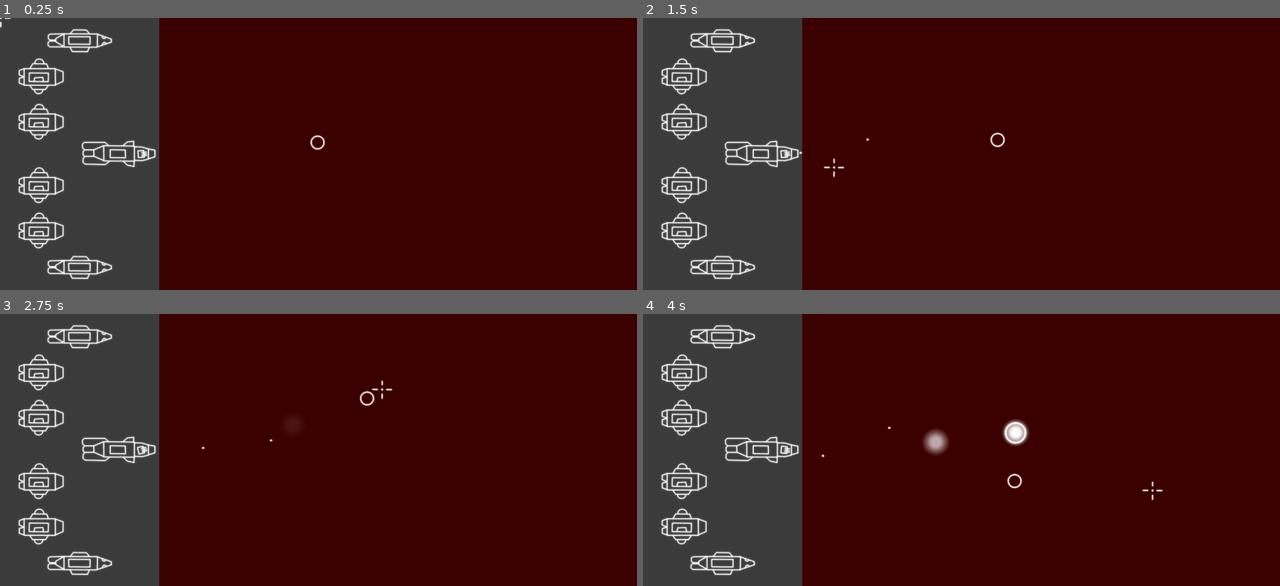
Above: before the commit, frames 1-4 (two rows, left to right).
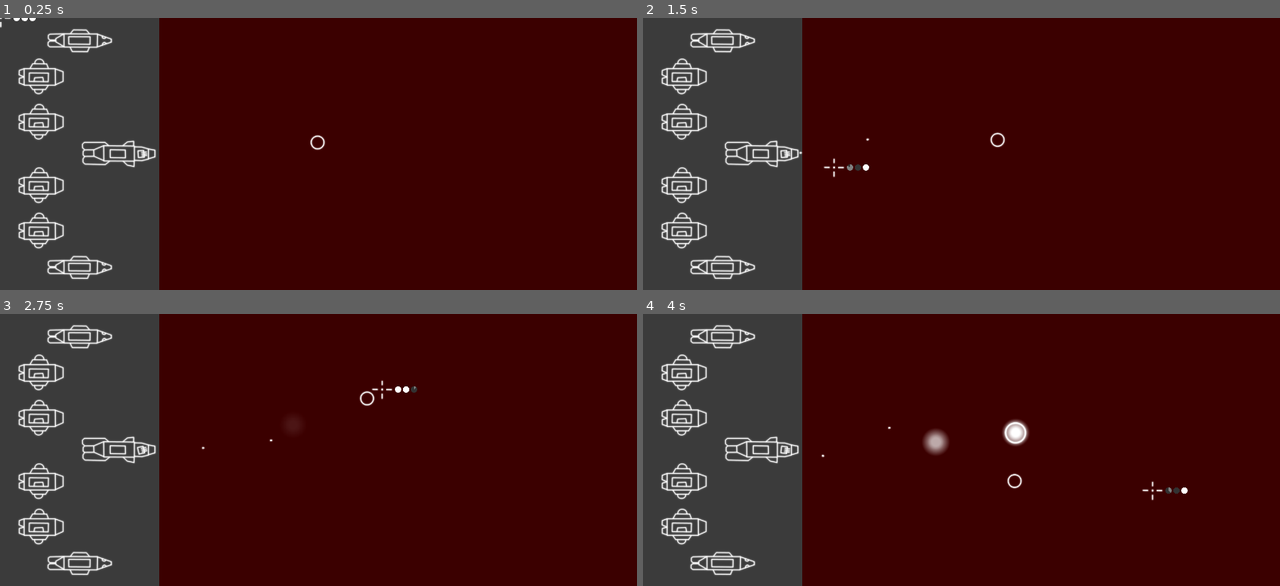
Above: after the commit, the same moments.

Repository: couaky/crossing-the-field
Game: Godot game, scene res://main/Main.tscn
Same seed, same stepped clock (60 frames per second), same inputs: the game is played once before the commit and once after it.
Inputs (mouse positions are in pixels of both pictures, inside the frame that each line leads up to):
- Up to frame 1 (0.25 s): no input
- Up to frame 2 (1.5 s): move the mouse to (1101, 140) at 0.52 s; tap Q (fire_cannons) at 0.6, 1.35 s; move the mouse to (834, 167) at 1.27 s
- Up to frame 3 (2.75 s): move the mouse to (382, 390) at 2.02 s; tap Q (fire_cannons) at 2.1 s
- Up to frame 4 (4 s): move the mouse to (929, 504) at 2.77 s; tap Q (fire_cannons) at 2.85, 3.6 s; move the mouse to (1152, 490) at 3.52 s

The runs differ from the first frame. In frame 1, less than 0.1% of the frame differs, in the area x 2-6%, y 0-2%; in frame 2, less than 0.1%; in frame 3, less than 0.1%; in frame 4, less than 0.1%, in the area x 82-86%, y 63-67%.

Commit message:
Add weapon reload indicator

Diff:
--- a/components/Asteroid.gd
+++ b/components/Asteroid.gd
@@ -1,3 +1,4 @@
+class_name Asteroid
 extends Area2D
 
 
--- a/components/CannonShell.gd
+++ b/components/CannonShell.gd
@@ -18,11 +18,11 @@
 func _detonate():
 	var root_node = get_node('/root')
 
-	var shockwave = shockwave_scene.instance()
+	var shockwave = shockwave_scene.instance() as ShockWave
 	root_node.add_child(shockwave)
 	shockwave.position = global_position
 
-	var explosion = explosion_scene.instance()
+	var explosion = explosion_scene.instance() as Explosion
 	root_node.add_child(explosion)
 	explosion.position = global_position
 	explosion.shell_explosion()
--- a/components/Explosion.gd
+++ b/components/Explosion.gd
@@ -1,3 +1,4 @@
+class_name Explosion
 extends Node2D
 
 
--- a/components/PlayerFleet.gd
+++ b/components/PlayerFleet.gd
@@ -12,6 +12,10 @@
 var cannon_spawn_points: Array # Of Position2D
 var cannon_reloading_speed: float = 1.0
 var cannon_loaded_status: Array # Of float, 1 means fully loaded
+
+var cannon_left_indicator: ReloadIndicator
+var cannon_center_indicator: ReloadIndicator
+var cannon_right_indicator: ReloadIndicator
 
 
 func _reload_cannons(delta):
@@ -39,6 +43,12 @@
 		cannon_next_to_fire = (cannon_next_to_fire + 1) % number_of_cannons
 
 
+func _update_loading_states():
+	cannon_left_indicator.set_value(cannon_loaded_status[0])
+	cannon_center_indicator.set_value(cannon_loaded_status[1])
+	cannon_right_indicator.set_value(cannon_loaded_status[2])
+
+
 func _ready():
 	turret_node = $Cruiser/SpriteTurret
 	cannon_spawn_points = [
@@ -49,6 +59,10 @@
 	cannon_loaded_status = [1, 1, 1]
 	target_node = $Target
 
+	cannon_left_indicator = $Cursor/CannonLeft
+	cannon_center_indicator = $Cursor/CannonCenter
+	cannon_right_indicator = $Cursor/CannonRight
+
 
 func _process(delta):
 	turret_node.look_at(target_node.position)
@@ -57,3 +71,5 @@
 
 	if Input.is_action_just_pressed("fire_cannons"):
 		_fire_cannon(target_node.position)
+
+	_update_loading_states()
--- a/components/PlayerFleet.tscn
+++ b/components/PlayerFleet.tscn
@@ -11,6 +11,7 @@
 [ext_resource path="res://assets/Target.png" type="Texture" id=9]
 [ext_resource path="res://components/Cursor.gd" type="Script" id=10]
 [ext_resource path="res://components/Target.gd" type="Script" id=11]
+[ext_resource path="res://components/ReloadIndicator.gd" type="Script" id=12]
 
 [node name="PlayerFleet" type="Node2D"]
 script = ExtResource( 6 )
@@ -32,6 +33,18 @@
 scale = Vector2( 0.35, 0.35 )
 texture = ExtResource( 8 )
 script = ExtResource( 10 )
+
+[node name="CannonLeft" type="Node2D" parent="Cursor"]
+position = Vector2( 100, 0 )
+script = ExtResource( 12 )
+
+[node name="CannonCenter" type="Node2D" parent="Cursor"]
+position = Vector2( 150, 0 )
+script = ExtResource( 12 )
+
+[node name="CannonRight" type="Node2D" parent="Cursor"]
+position = Vector2( 200, 0 )
+script = ExtResource( 12 )
 
 [node name="Target" type="Sprite" parent="."]
 position = Vector2( 768, 302 )
--- /dev/null
+++ b/components/ReloadIndicator.gd
@@ -0,0 +1,34 @@
+class_name ReloadIndicator
+extends Node2D
+
+
+var value: float = 1.0 # Should go [0,1]
+
+var indicator_radius: float = 20.0
+var indicator_background_color: Color = Color(0.2, 0.2, 0.2)
+var indicator_loading_color: Color = Color(0.5, 0.5, 0.5)
+var indicator_loaded_color: Color = Color(1.0, 1.0, 1.0)
+
+
+func set_value(new_value: float):
+	if new_value != value:
+		value = new_value
+		update()
+
+
+func _draw():
+	var indicator_color = indicator_loading_color if value != 1.0 else indicator_loaded_color
+	draw_circle_arc_poly(Vector2.ZERO, indicator_radius, 0, 360.0, indicator_background_color)
+	draw_circle_arc_poly(Vector2.ZERO, indicator_radius, 0, 360.0 * value, indicator_color)
+
+
+func draw_circle_arc_poly(center, radius, angle_from, angle_to, color):
+	var nb_points = 32
+	var points_arc = PoolVector2Array()
+	points_arc.push_back(center)
+	var colors = PoolColorArray([color])
+
+	for i in range(nb_points + 1):
+		var angle_point = deg2rad(angle_from + i * (angle_to - angle_from) / nb_points - 90)
+		points_arc.push_back(center + Vector2(cos(angle_point), sin(angle_point)) * radius)
+	draw_polygon(points_arc, colors)
--- a/components/ShockWave.gd
+++ b/components/ShockWave.gd
@@ -1,3 +1,4 @@
+class_name ShockWave
 extends Area2D
 
 
--- a/main/AsteroidSpawner.gd
+++ b/main/AsteroidSpawner.gd
@@ -15,7 +15,7 @@
 		10,
 		rand_range(10, viewport_size.y - 10))
 
-	var new_asteroid = asteroid_scene.instance()
+	var new_asteroid = asteroid_scene.instance() as Asteroid
 	add_child(new_asteroid)
 	new_asteroid.position = spawn_position
 	new_asteroid.go_to(target_position)
--- a/main/Main.gd
+++ b/main/Main.gd
@@ -2,7 +2,6 @@
 
 
 # TODOs
-#	Reload data on cursor
 #	Asteroids explosions
 #	Fleet management -> shot permission + game over
 #	Next steps
--- a/project.godot
+++ b/project.godot
@@ -7,6 +7,34 @@
 ;   param=value ; assign values to parameters
 
 config_version=4
+
+_global_script_classes=[ {
+"base": "Area2D",
+"class": "Asteroid",
+"language": "GDScript",
+"path": "res://components/Asteroid.gd"
+}, {
+"base": "Node2D",
+"class": "Explosion",
+"language": "GDScript",
+"path": "res://components/Explosion.gd"
+}, {
+"base": "Node2D",
+"class": "ReloadIndicator",
+"language": "GDScript",
+"path": "res://components/ReloadIndicator.gd"
+}, {
+"base": "Area2D",
+"class": "ShockWave",
+"language": "GDScript",
+"path": "res://components/ShockWave.gd"
+} ]
+_global_script_class_icons={
+"Asteroid": "",
+"Explosion": "",
+"ReloadIndicator": "",
+"ShockWave": ""
+}
 
 [application]
 
Not shown: 1 places in components/PlayerFleet.tscn that only renumber resources
